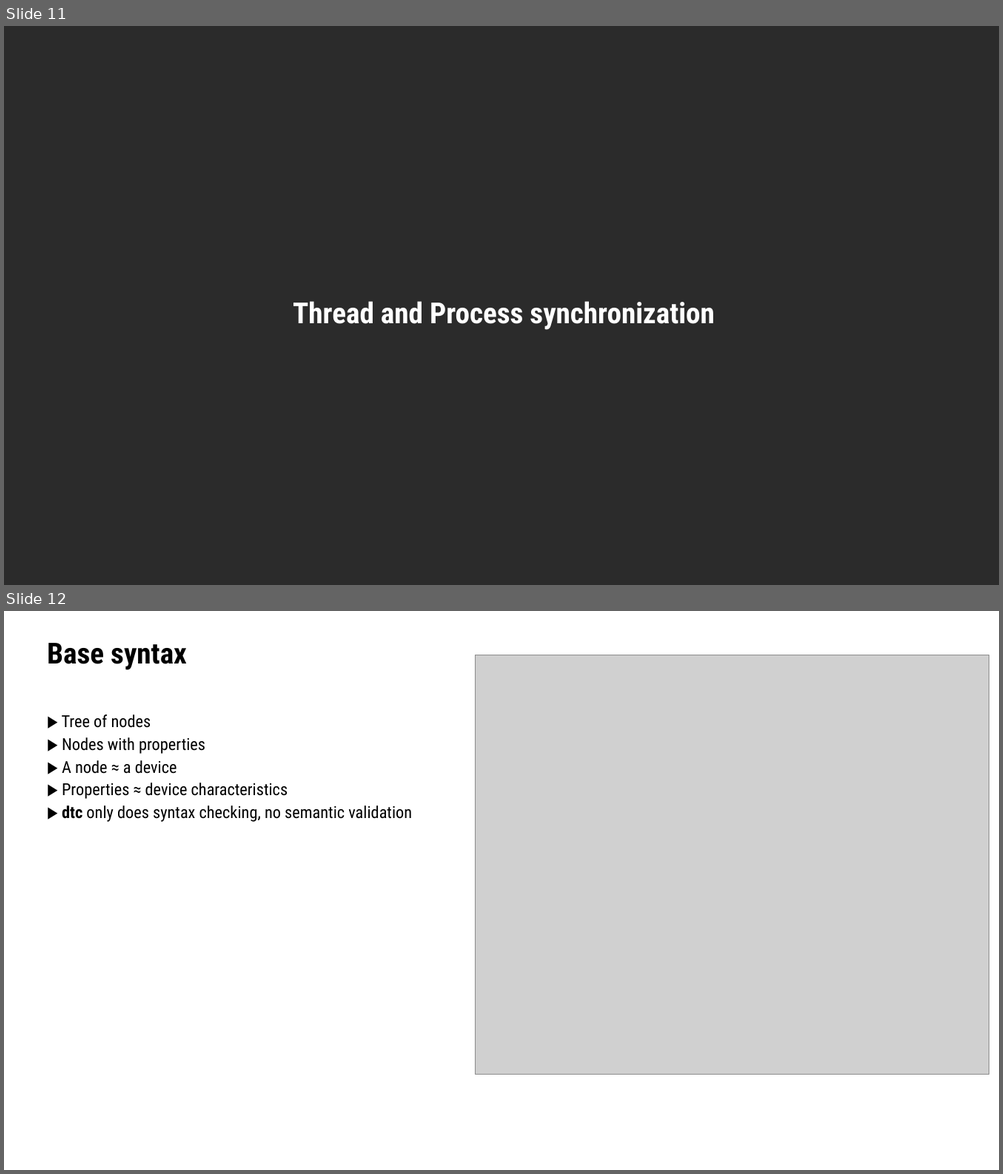
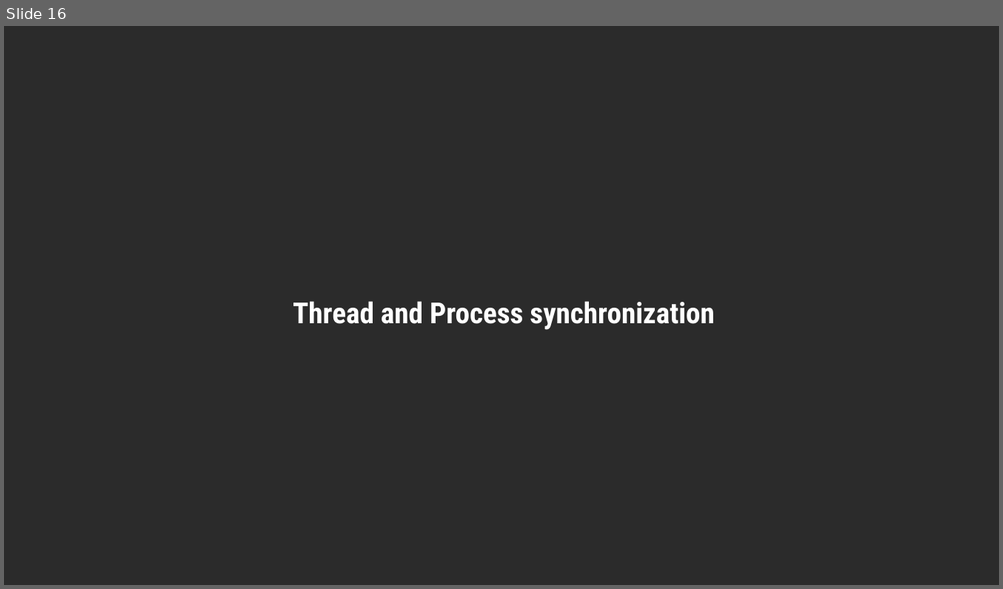
Before and after one commit to cuongnv99sc/OS_overview, a slide deck: doc/OS_overview.pptx. Shown one above the other, each under a label of ours: slides 11 and 12 before the commit, slide 16 after it. The pictures are 1003x1174 and 1003x589 pixels, drawn with LibreOffice and Linux fonts; fonts in the diff are those of the drawing; grey boxes stand for pictures; background and template pictures are left out; a plain dark background stands for a picture behind light text. Boxes give left, top, right and bottom in pixels: in the first picture for what was removed or moved away, otherwise in the second. Text is boxed around its words. In the diff, an @@ line names an element or a change of style, - is before the commit and + after.

```diff
--- a/doc/OS_overview.pptx
+++ b/doc/OS_overview.pptx
@@ slide 12 removed at <box>4,611,999,1170</box>, background #FFFFFF @@
@@ title removed at <box>47,643,187,670</box> @@
-Base syntax
@@ picture removed at <box>475,655,989,1075</box> @@
@@ text removed at <box>62,715,412,822</box> @@
-▶ Tree of nodes
-▶ Nodes with properties
-▶ A node ≈ a device
-▶ Properties ≈ device characteristics
-▶ dtc only does syntax checking, no semantic validation
@@ what was slide 11 is now slide 16 @@
```
Also in this commit, not shown: 2 slides changed, 9 slides added, 19 other slides removed, 1 other file.
